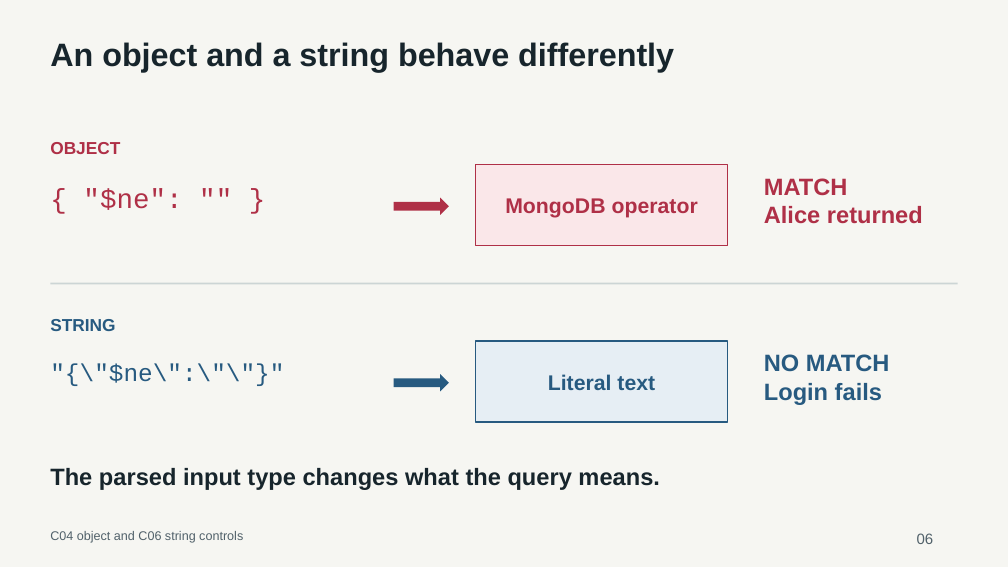
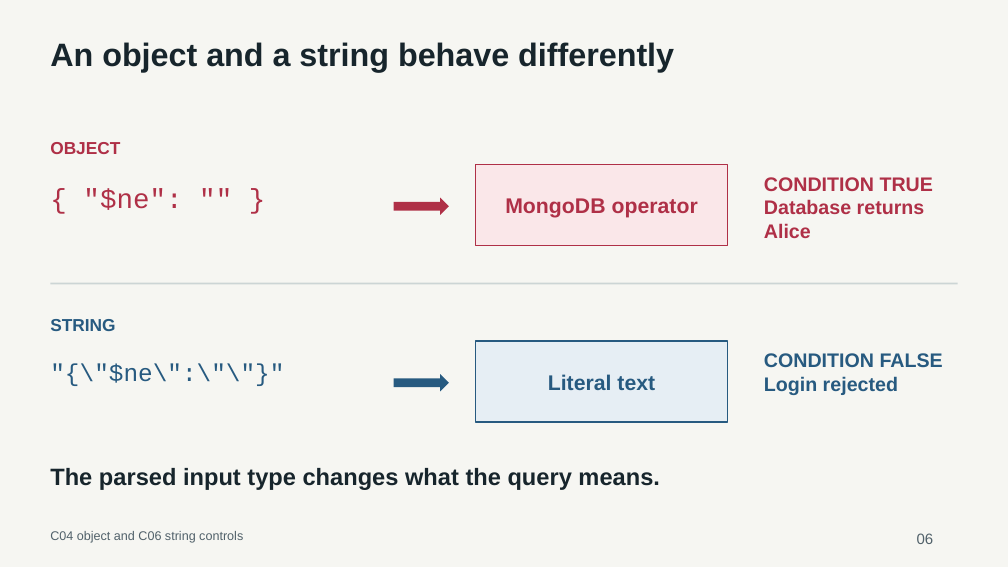
Before and after one commit to Qingyu255/CS440-Project, a slide deck: slide 6 of deliverables/CS440-NoSQL-Injections-Final-Deck.pptx. Drawn at 1008x567 pixels with LibreOffice and Linux fonts; fonts in the diff are those of the drawing. Boxes give left, top, right and bottom in pixels: in the first picture for what was removed or moved away, otherwise in the second. Text is boxed around its words. In the diff, an @@ line names an element or a change of style, - is before the commit and + after.

Commit message:
Clarify experiment outcomes and safe login flow

```diff
--- a/deliverables/CS440-NoSQL-Injections-Final-Deck.pptx
+++ b/deliverables/CS440-NoSQL-Injections-Final-Deck.pptx
@@ text at box(764, 177, 933, 238): text changed; size 22.5 to 18.8 pt @@
-MATCH
-Alice returned
+CONDITION TRUE
+Database returns Alice
@@ text at box(764, 353, 943, 395): text changed; size 22.5 to 18.8 pt @@
-NO MATCH
-Login fails
+CONDITION FALSE
+Login rejected
```
Also in this commit, not shown: 12 other slides changed, 9 other files.
